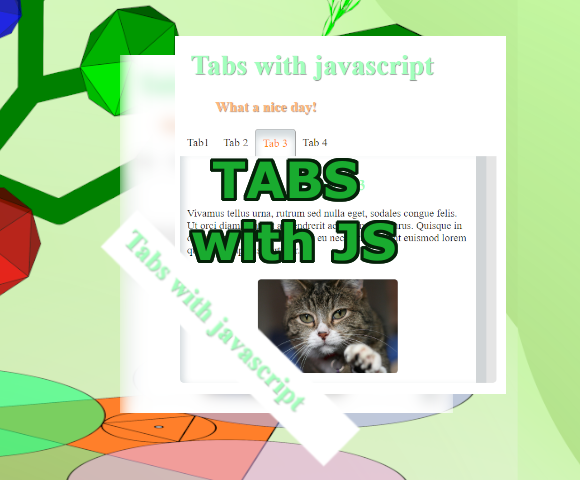
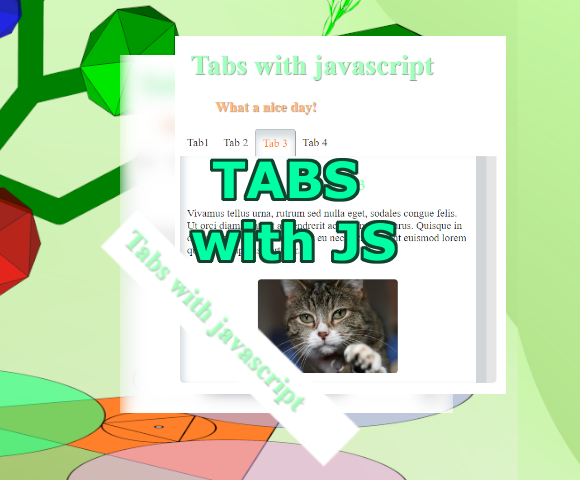
Revision of a layered 580px x 480px image; what changed, layer by layer:
painted on "TABS ..." over [192,161,395,261]
renamed "oneMore #1" to "newLayer", painted on it over [189,158,398,264]
